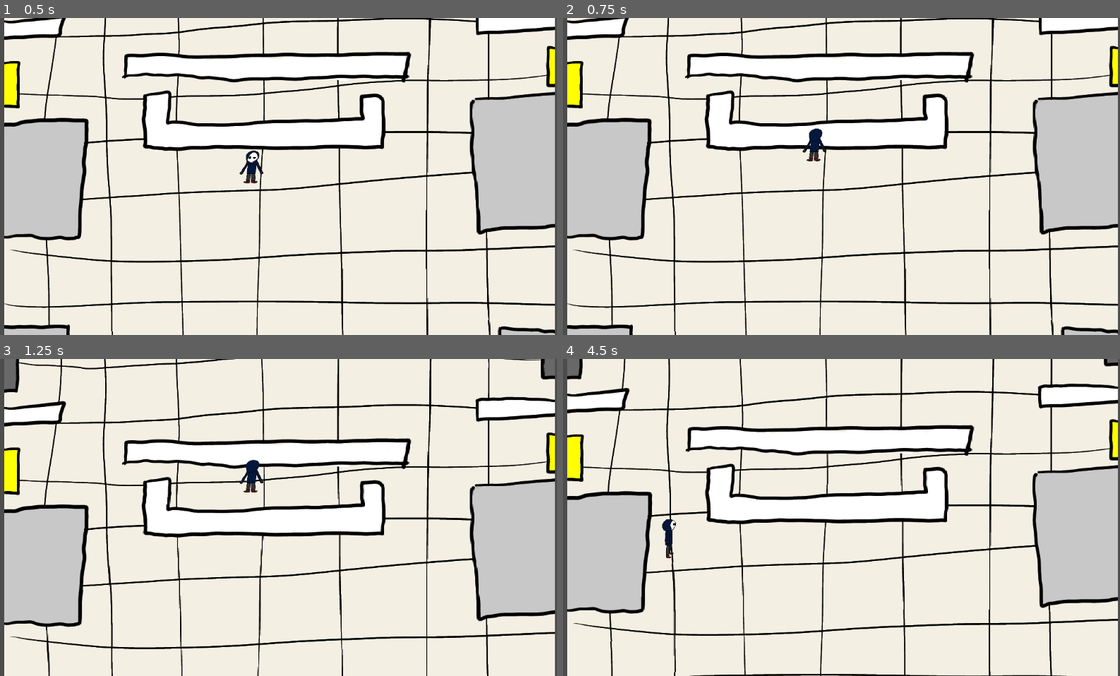
Above: before the commit, frames 1-4 (two rows, left to right).
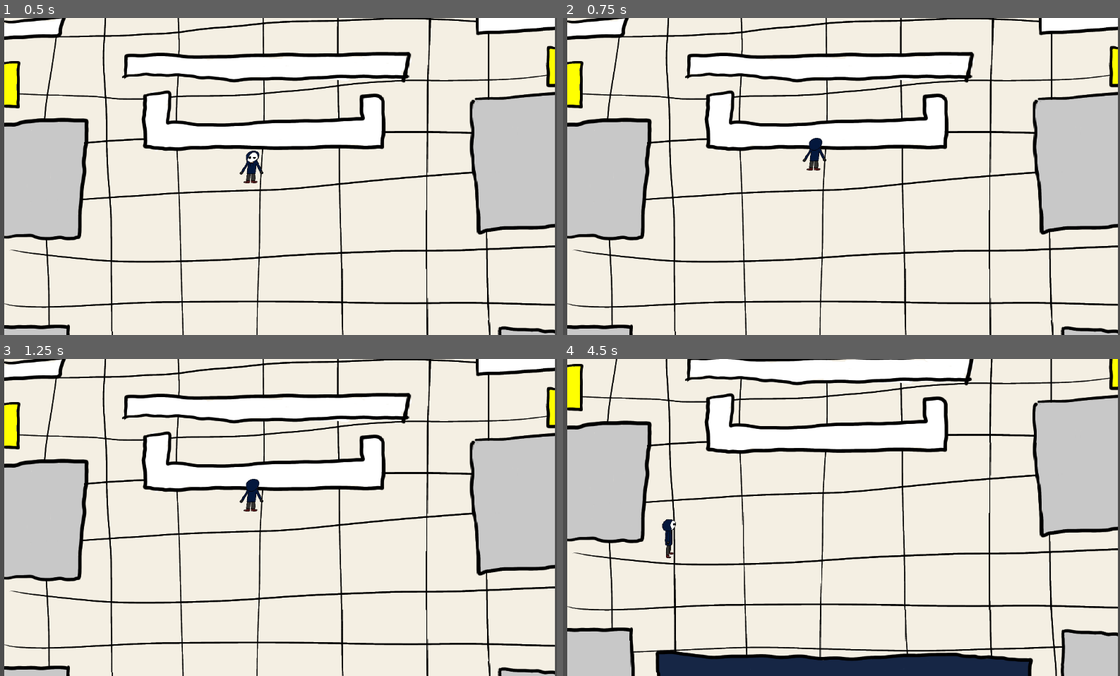
Above: after the commit, the same moments.

Repository: S1m0nCi/durhack-2024
Game: Godot game, scene res://scenes/main.tscn
The game is run twice, just before and just after one commit, with the same random seed, the same clock (stepped at 60 frames per second) and the same inputs.
Inputs:
- Up to frame 1 (0.5 s): no input
- Up to frame 2 (0.75 s): tap Enter at 0.5 s; hold Up (ui_up) from 0.53 s (still down)
- Up to frame 3 (1.25 s): keep holding Up (ui_up)
- Up to frame 4 (4.5 s): tap Space at 2 s; release Up (ui_up) at 2.03 s; hold Left (ui_left) 2.03-3.53 s; hold Down (ui_down) 3.53-4.28 s; hold Right (ui_right) from 4.28 s (still down)

Frame 1 is identical in both runs. In frame 2, 0.3% of the frame differs, in the area x 42-48%, y 34-49%; in frame 3, 36%; in frame 4, 42%, in the area x 0-100%, y 0-100%.

Commit message:
add more blocks easier

Diff:
--- a/durhack-24/scenes/main.tscn
+++ b/durhack-24/scenes/main.tscn
@@ -8622,6 +8622,9 @@
 [sub_resource type="RectangleShape2D" id="RectangleShape2D_i4s0w"]
 size = Vector2(578.5, 41.5)
 
+[sub_resource type="RectangleShape2D" id="RectangleShape2D_hxnb3"]
+size = Vector2(470.5, 49)
+
 [node name="world" type="Node2D"]
 
 [node name="TileMap" type="TileMap" parent="."]
@@ -8630,11 +8633,22 @@
 layer_0/tile_data = PackedInt32Array(262165, 0, 0)
 
 [node name="RigidBody2D" type="RigidBody2D" parent="TileMap"]
+mass = 1000.0
 gravity_scale = 0.0
+freeze = true
 
 [node name="CollisionShape2D" type="CollisionShape2D" parent="TileMap/RigidBody2D"]
 position = Vector2(309.75, 306.75)
 shape = SubResource("RectangleShape2D_i4s0w")
+
+[node name="RigidBody2D2" type="RigidBody2D" parent="TileMap"]
+mass = 1000.0
+gravity_scale = 0.0
+freeze = true
+
+[node name="CollisionShape2D" type="CollisionShape2D" parent="TileMap/RigidBody2D2"]
+position = Vector2(315.75, 446.5)
+shape = SubResource("RectangleShape2D_hxnb3")
 
 [node name="guard" parent="." instance=ExtResource("3_fhmdq")]
 
Not shown: 1 places in durhack-24/scenes/main.tscn that only renumber resources
